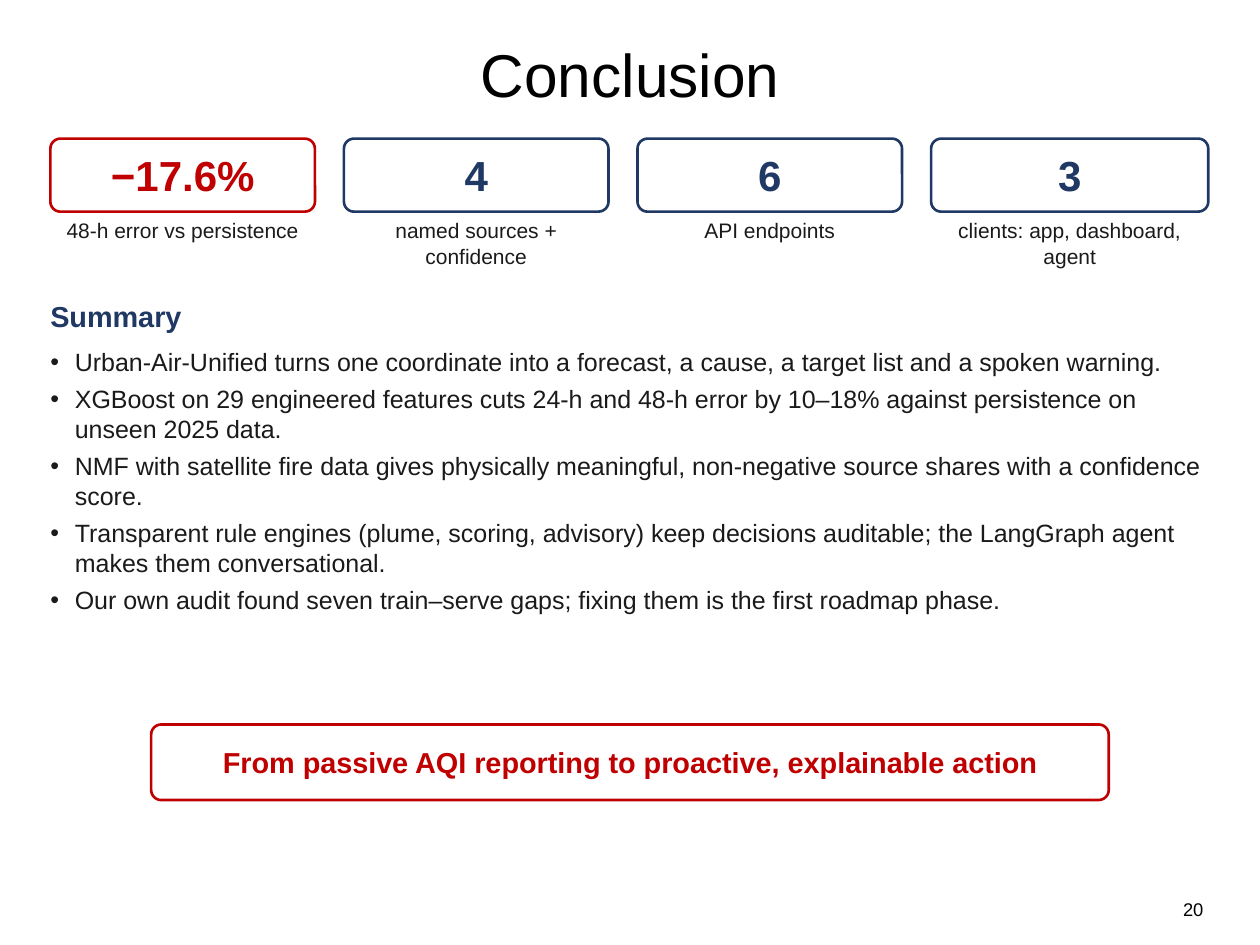
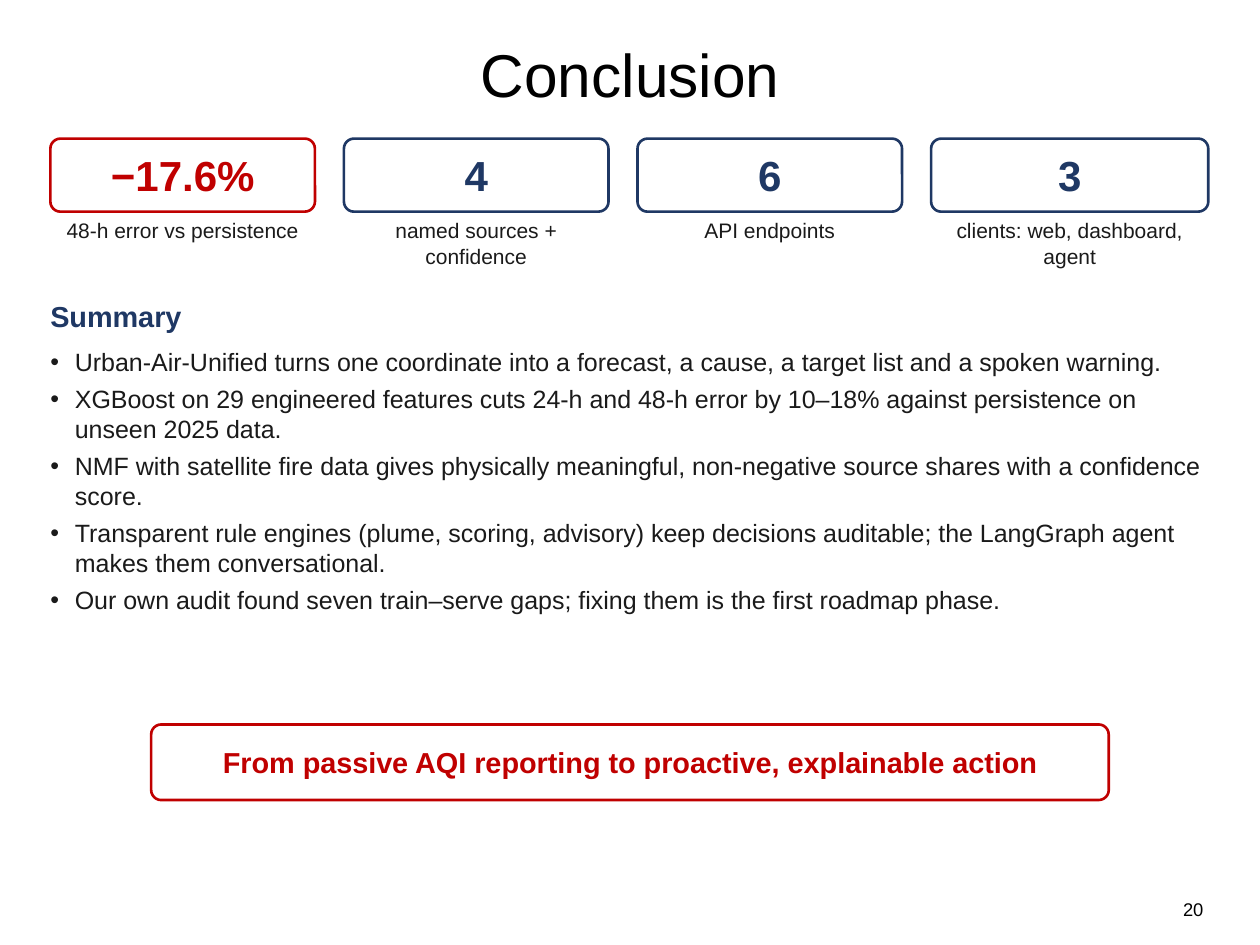
Before and after one commit to CyberKnight-cmd/Urban-Air-Unified, a slide deck: slide 20 of presentation/Urban_Air_Unified_Innovation_Project.pptx. Drawn at 1260x945 pixels with LibreOffice and Linux fonts; fonts in the diff are those of the drawing. Boxes give left, top, right and bottom in pixels: in the first picture for what was removed or moved away, otherwise in the second. Text is boxed around its words. In the diff, an @@ line names an element or a change of style, - is before the commit and + after.

```diff
--- a/presentation/Urban_Air_Unified_Innovation_Project.pptx
+++ b/presentation/Urban_Air_Unified_Innovation_Project.pptx
@@ text at box(957, 222, 1183, 268): text changed @@
-clients: app, dashboard, agent
+clients: web, dashboard, agent
```
Also in this commit, not shown: 8 other slides changed.
